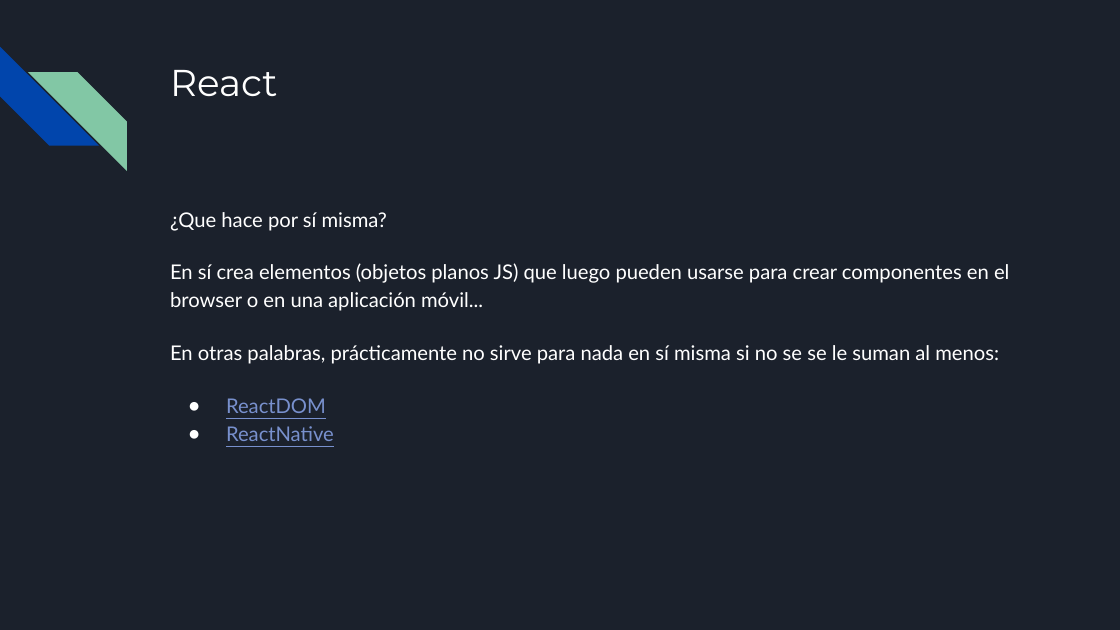
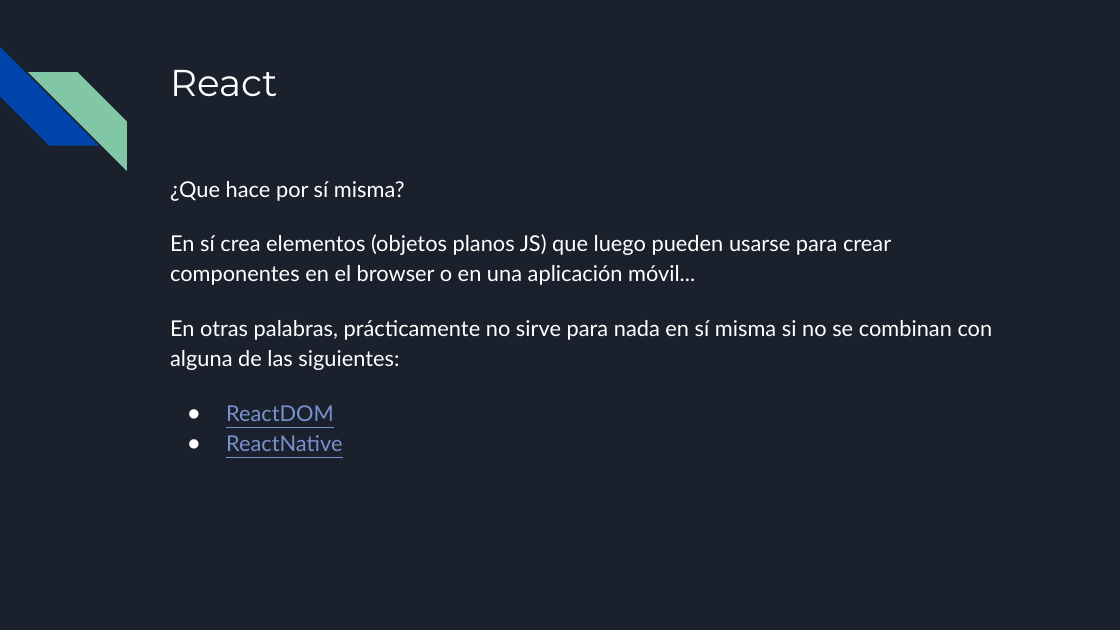
Before and after one commit to francisco-pinchentti/react-basics, a slide deck: slide 3 of docs/React.odp. Drawn at 1120x630 pixels with LibreOffice and Linux fonts; fonts in the diff are those of the drawing. Boxes give left, top, right and bottom in pixels: in the first picture for what was removed or moved away, otherwise in the second. Text is boxed around its words. In the diff, an @@ line names an element or a change of style, - is before the commit and + after.

```diff
--- a/docs/React.odp
+++ b/docs/React.odp
@@ text "¿Que hace por sí misma?": place and size @@
-text "¿Que hace por sí misma?" at box(170, 212, 1009, 441)
+text "¿Que hace por sí misma?" at box(170, 181, 993, 451)
@@ text at box(170, 181, 891, 451): size 13 to 14 pt in "¿Que hace por sí misma?", "En sí crea elementos (objetos planos JS) ...", "ReactDOM", "ReactNative"; indent changed @@
@@ text at box(170, 320, 993, 370): text changed; size 13 to 14 pt @@
-En otras palabras, prácticamente no sirve para nada en sí misma si no se se le suman al menos:
+En otras palabras, prácticamente no sirve para nada en sí misma si no se combinan con alguna de las siguientes:
```
Also in this commit, not shown: 15 other slides changed, 7 slides added, 3 slides removed, 1 other file.
